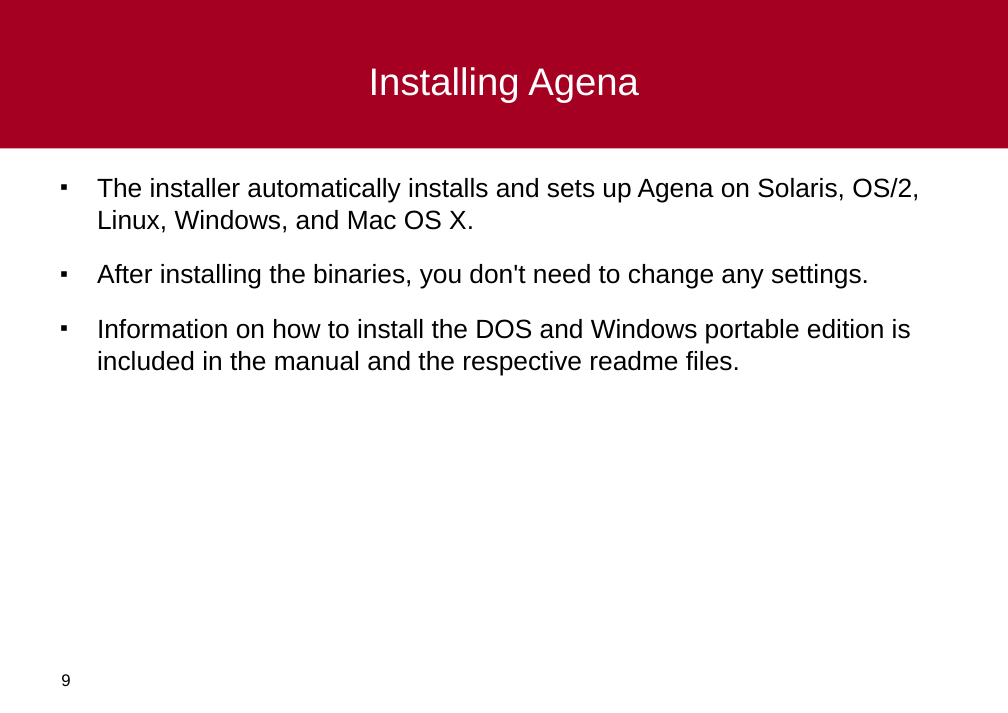
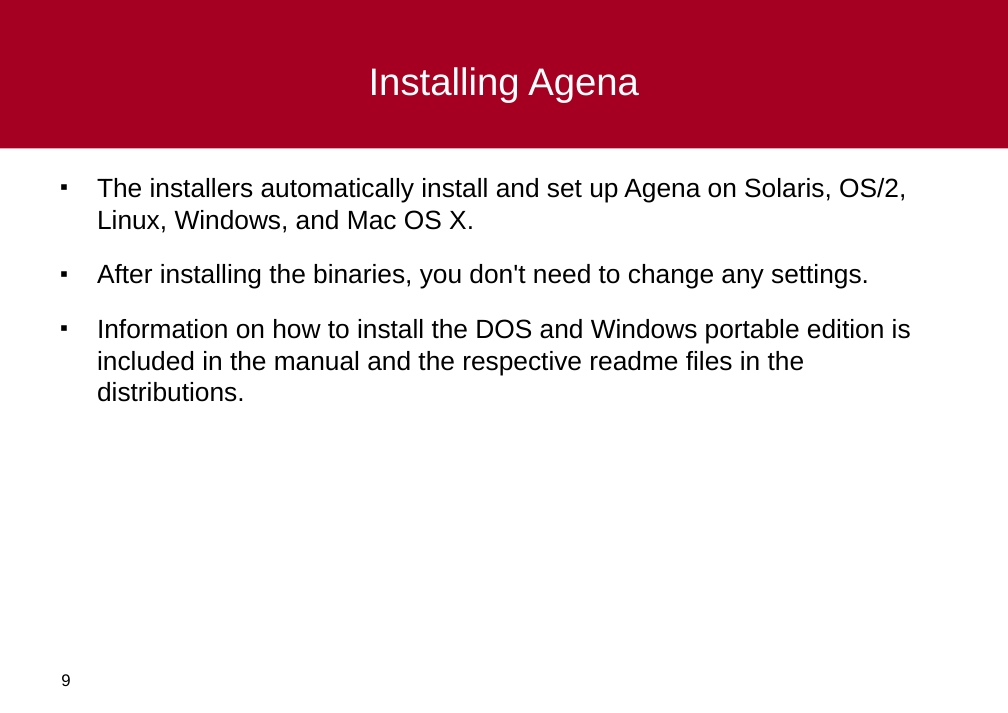
Before and after one commit to al-agena/Agena, a slide deck: slide 9 of doc/agena-crashcourse.ppt. Drawn at 1008x713 pixels with LibreOffice and Linux fonts; fonts in the diff are those of the drawing; background and template pictures are left out. Boxes give left, top, right and bottom in pixels: in the first picture for what was removed or moved away, otherwise in the second. Text is boxed around its words. In the diff, an @@ line names an element or a change of style, - is before the commit and + after.

```diff
--- a/doc/agena-crashcourse.ppt
+++ b/doc/agena-crashcourse.ppt
@@ text at box(97, 178, 906, 233): text changed @@
-▪ The installer automatically installs and sets up Agena on Solaris, OS/2, Linux, Windows, and Mac OS X.
+▪ The installers automatically install and set up Agena on Solaris, OS/2, Linux, Windows, and Mac OS X.
@@ text at box(97, 319, 911, 402): text changed @@
-▪ Information on how to install the DOS and Windows portable edition is included in the manual and the respective readme files.
+▪ Information on how to install the DOS and Windows portable edition is included in the manual and the respective readme files in the distributions.
```
Also in this commit, not shown: 5 other files.
